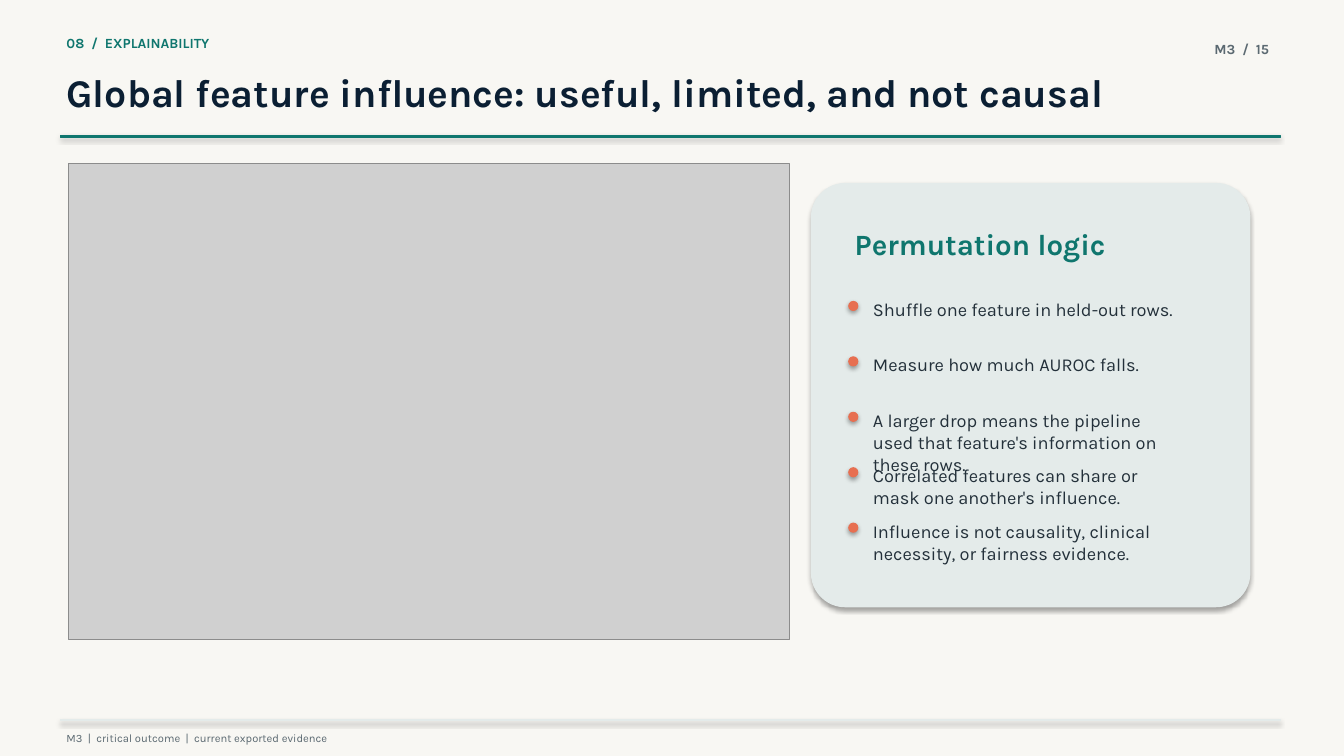
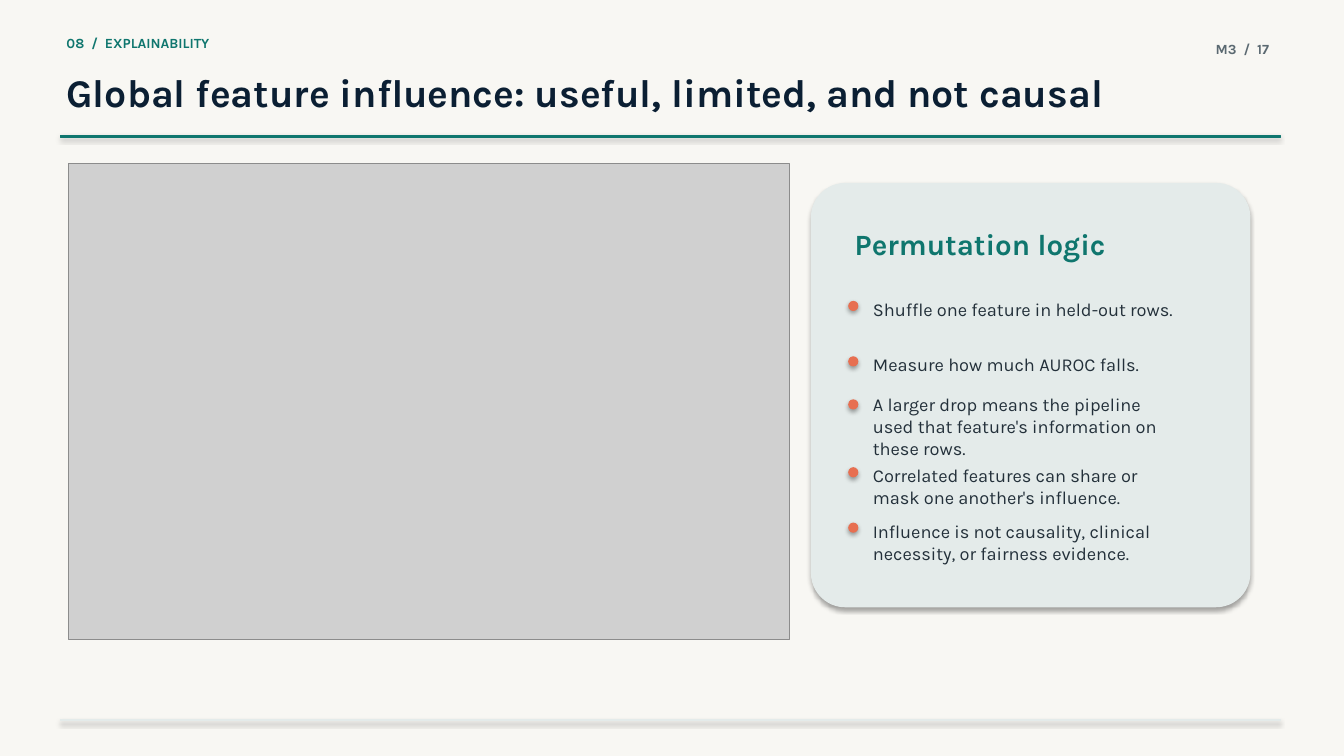
Before and after one commit to waziz786/MedML-toolbox, a slide deck: slide 22 of presentations/pptx/03_M3_Critical_Outcome_Analysis_Current_Evidence.pptx (slide 15 before the commit). Drawn at 1344x756 pixels with LibreOffice and Linux fonts; fonts in the diff are those of the drawing; grey boxes stand for pictures. Boxes give left, top, right and bottom in pixels: in the first picture for what was removed or moved away, otherwise in the second. Text is boxed around its words. In the diff, an @@ line names an element or a change of style, - is before the commit and + after.

```diff
--- a/presentations/pptx/03_M3_Critical_Outcome_Analysis_Current_Evidence.pptx
+++ b/presentations/pptx/03_M3_Critical_Outcome_Analysis_Current_Evidence.pptx
@@ text at box(1216, 45, 1269, 54): text changed @@
-M3 / 15
+M3 / 17
@@ text "A larger drop means the ..." rewrapped from box(873, 414, 1157, 476) to box(873, 398, 1157, 455) @@
@@ ellipse: place and size @@
-ellipse at box(849, 412, 858, 421)
+ellipse at box(849, 400, 858, 409)
@@ text removed at box(66, 734, 327, 745) @@
-M3 | critical outcome | current exported evidence
```
Also in this commit, not shown: 16 other slides changed, 13 slides added, 23 other files.
